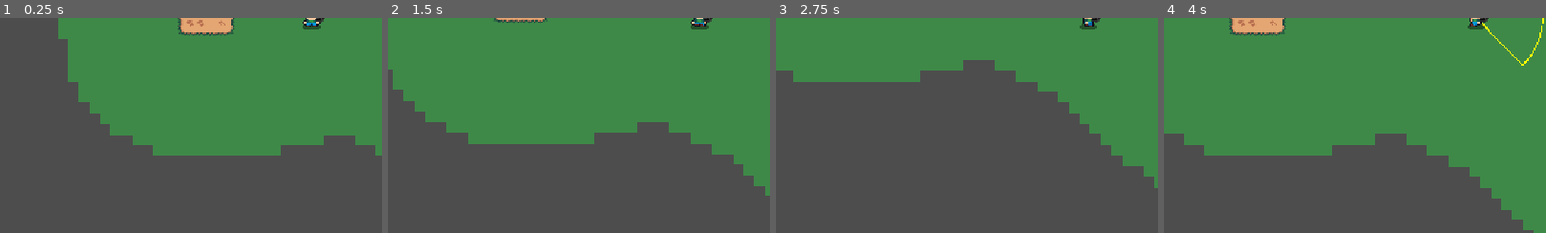
Above: before the commit, frames 1-4 (left to right).
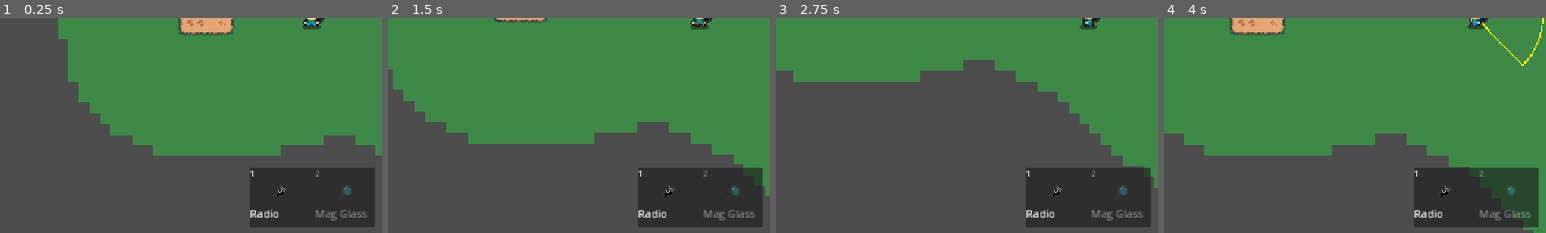
Above: after the commit, the same moments.

Repository: Vikociraptor/pied_piper
Game: Godot game, scene res://Scenes/world.tscn
Two runs of this game, one before a commit and one after it. Both use one fixed random seed, a clock stepped at 60 frames per second and the inputs below.
Inputs (mouse positions are % of the whole screen's width and height, from its top left):
- Up to frame 1 (0.25 s): no input
- Up to frame 2 (1.5 s): tap Enter at 0.5 s; move the mouse to (72, 45) at 0.52 s; hold D (right) 0.53-1.28 s; hold 2 (equip_glass) 0.53-1.28 s; tap 1 (equip_radio) at 0.8, 1.35 s; move the mouse to (30, 55) at 1.27 s; hold S (down) from 1.28 s (still down)
- Up to frame 3 (2.75 s): tap 2 (equip_glass) at 1.55 s; move the mouse to (60, 28) at 2.02 s; release S (down) at 2.03 s; hold D (right) from 2.03 s (still down); hold 2 (equip_glass) from 2.03 s (still down); tap 1 (equip_radio) at 2.3 s
- Up to frame 4 (4 s): move the mouse to (45, 70) at 2.77 s; release D (right) at 2.78 s; release 2 (equip_glass) at 2.78 s; hold W (up) 2.78-3.53 s; tap 1 (equip_radio) at 2.85, 3.8 s; tap 2 (equip_glass) at 3.05 s; move the mouse to (80, 65) at 3.52 s; hold A (left) from 3.53 s (still down); hold Space (shoot) from 3.53 s (still down)
The pictures show only the part of the screen within x 9-59%, y 50-100%; the shares and areas given below are measured in that part.

The runs differ from the first frame. In frame 1, 8.5% of the frame differs, in the area x 65-98%, y 69-98%; in frame 2, 8.5%; in frame 3, 8.5%; in frame 4, 8.6%.

Commit message:
added simple hud for equipment

Diff:
--- /dev/null
+++ b/Scenes/hud.gd
@@ -0,0 +1,20 @@
+extends CanvasLayer
+## Hotbar showing the player's items and the key that equips each one.
+
+const DIMMED := 0.4
+
+@export var player: Node
+
+@onready var radio_slot: Control = %RadioSlot
+@onready var glass_slot: Control = %GlassSlot
+
+func _ready() -> void:
+	if player == null:
+		push_warning("HUD: no player assigned, so the equipped item won't be highlighted.")
+		return
+	player.equipped_changed.connect(_on_equipped_changed)
+	_on_equipped_changed(player.equipped)
+
+func _on_equipped_changed(item: int) -> void:
+	radio_slot.modulate.a = 1.0 if item == player.Item.RADIO else DIMMED
+	glass_slot.modulate.a = 1.0 if item == player.Item.GLASS else DIMMED
--- /dev/null
+++ b/Scenes/hud.tscn
@@ -0,0 +1,75 @@
+[gd_scene format=3 uid="uid://chgrkuwpkhkbf"]
+
+[ext_resource type="Script" uid="uid://xm6jh8gg8v04" path="res://Scenes/hud.gd" id="1_hud"]
+[ext_resource type="Texture2D" uid="uid://b2hc386wyam50" path="res://assets/temp/Items/hand_radio.png" id="2_radio"]
+[ext_resource type="Texture2D" uid="uid://d37606dmus5al" path="res://assets/temp/Items/magnifying_glass.png" id="3_glass"]
+
+[node name="HUD" type="CanvasLayer" unique_id=1429439751]
+script = ExtResource("1_hud")
+
+[node name="MarginContainer" type="MarginContainer" parent="." unique_id=1591181488]
+anchors_preset = 7
+anchor_left = 0.5
+anchor_top = 1.0
+anchor_right = 0.5
+anchor_bottom = 1.0
+offset_left = -20.0
+offset_top = -40.0
+offset_right = 20.0
+grow_horizontal = 2
+grow_vertical = 0
+theme_override_constants/margin_bottom = 8
+
+[node name="PanelContainer" type="PanelContainer" parent="MarginContainer" unique_id=150128649]
+layout_mode = 2
+
+[node name="HBoxContainer" type="HBoxContainer" parent="MarginContainer/PanelContainer" unique_id=169553877]
+layout_mode = 2
+theme_override_constants/separation = 8
+alignment = 1
+
+[node name="RadioSlot" type="VBoxContainer" parent="MarginContainer/PanelContainer/HBoxContainer" unique_id=1958459583]
+unique_name_in_owner = true
+custom_minimum_size = Vector2(90, 90)
+layout_mode = 2
+size_flags_horizontal = 3
+
+[node name="Input" type="Label" parent="MarginContainer/PanelContainer/HBoxContainer/RadioSlot" unique_id=1029804951]
+layout_mode = 2
+theme_override_font_sizes/font_size = 12
+text = "1"
+
+[node name="TextureRect" type="TextureRect" parent="MarginContainer/PanelContainer/HBoxContainer/RadioSlot" unique_id=22367638]
+texture_filter = 1
+custom_minimum_size = Vector2(32, 32)
+layout_mode = 2
+texture = ExtResource("2_radio")
+expand_mode = 1
+stretch_mode = 5
+
+[node name="Title" type="Label" parent="MarginContainer/PanelContainer/HBoxContainer/RadioSlot" unique_id=1975663575]
+layout_mode = 2
+text = "Radio"
+
+[node name="GlassSlot" type="VBoxContainer" parent="MarginContainer/PanelContainer/HBoxContainer" unique_id=2063614287]
+unique_name_in_owner = true
+custom_minimum_size = Vector2(90, 90)
+layout_mode = 2
+size_flags_horizontal = 3
+
+[node name="Input" type="Label" parent="MarginContainer/PanelContainer/HBoxContainer/GlassSlot" unique_id=1455154751]
+layout_mode = 2
+theme_override_font_sizes/font_size = 12
+text = "2"
+
+[node name="TextureRect" type="TextureRect" parent="MarginContainer/PanelContainer/HBoxContainer/GlassSlot" unique_id=291407387]
+texture_filter = 1
+custom_minimum_size = Vector2(32, 32)
+layout_mode = 2
+texture = ExtResource("3_glass")
+expand_mode = 1
+stretch_mode = 5
+
+[node name="Title" type="Label" parent="MarginContainer/PanelContainer/HBoxContainer/GlassSlot" unique_id=1921861121]
+layout_mode = 2
+text = "Mag Glass"
--- a/Scenes/player.gd
+++ b/Scenes/player.gd
@@ -12,6 +12,9 @@
 enum Item { GLASS, RADIO }
 var equipped: Item = Item.RADIO
 
+## Emitted whenever the held item changes
+signal equipped_changed(item: Item)
+
 @onready var detection_area: Area2D = $DetectionArea
 @onready var circle := $DetectionArea/CircleRadius
 
@@ -23,6 +26,8 @@
 
 func _ready() -> void:
 	circle.shape.radius = frequencyDistance
+	# Make the hand sprite match the starting item.
+	equip(equipped)
 
 func _physics_process(delta: float) -> void:
 	queue_redraw()
@@ -46,11 +51,14 @@
 
 func _unhandled_input(event: InputEvent) -> void:
 	if event.is_action_pressed("equip_radio"):
-		equipped = Item.RADIO
-		onhand_sprite.texture = radio_texture
+		equip(Item.RADIO)
 	elif event.is_action_pressed("equip_glass"):
-		equipped = Item.GLASS
-		onhand_sprite.texture = magnifying_glass_texture
+		equip(Item.GLASS)
+
+func equip(item: Item) -> void:
+	equipped = item
+	onhand_sprite.texture = radio_texture if item == Item.RADIO else magnifying_glass_texture
+	equipped_changed.emit(item)
 
 ## True while the radio is in hand and the shoot button is held.
 func _is_using_radio() -> bool:
--- a/Scenes/world.tscn
+++ b/Scenes/world.tscn
@@ -8,6 +8,7 @@
 [ext_resource type="Texture2D" uid="uid://cnvmadaeft172" path="res://assets/temp/Tiles/Path_Middle.png" id="6_ikia7"]
 [ext_resource type="Texture2D" uid="uid://w0jvpctpnfj6" path="res://assets/temp/Tiles/Water_Middle.png" id="7_7yui6"]
 [ext_resource type="PackedScene" uid="uid://b5ydtoksfgi1k" path="res://Scenes/sheep.tscn" id="8_k7acu"]
+[ext_resource type="PackedScene" uid="uid://chgrkuwpkhkbf" path="res://Scenes/hud.tscn" id="9_hud"]
 
 [sub_resource type="CircleShape2D" id="CircleShape2D_jsssl"]
 radius = 50.0
@@ -442,3 +443,6 @@
 
 [node name="Sheep" parent="." unique_id=1995970214 instance=ExtResource("8_k7acu")]
 position = Vector2(229, -116)
+
+[node name="HUD" parent="." node_paths=PackedStringArray("player") instance=ExtResource("9_hud")]
+player = NodePath("../Player")
Not shown, added: Scenes/hud.gd.uid
